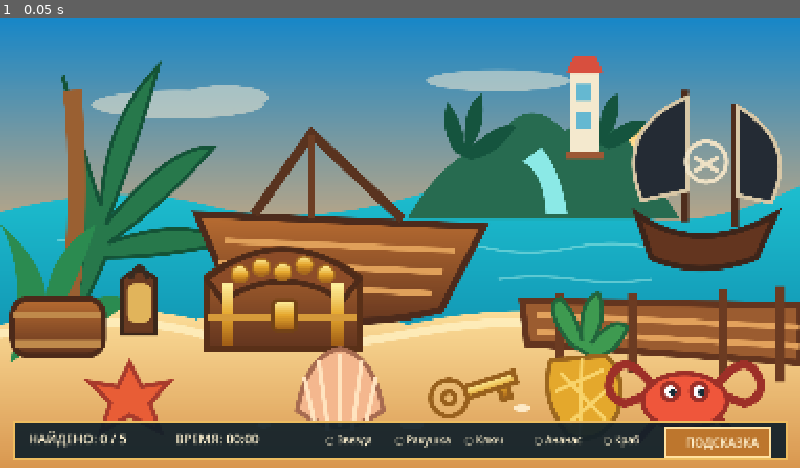
Above: before the commit, frame 1.
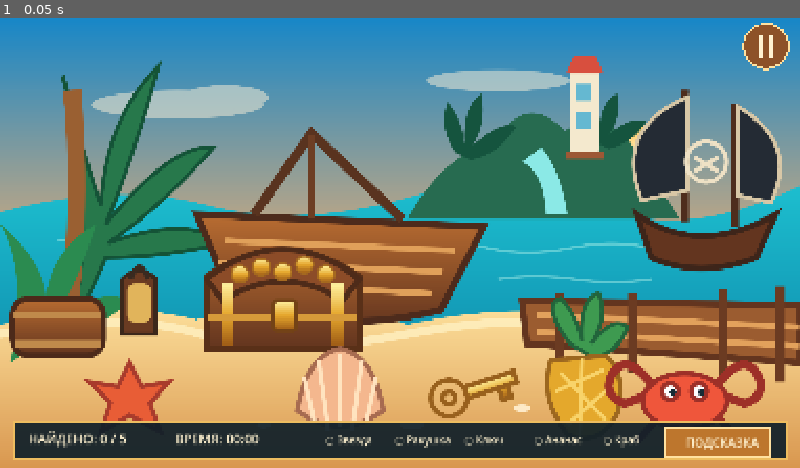
Above: after the commit, the same moment.

Repository: Andrik717/gamegro
Game: Godot game, scene res://main.tscn
The game is run twice, just before and just after one commit, with the same random seed, the same clock (stepped at 60 frames per second) and the same inputs.
Inputs:
- Up to frame 1 (0.05 s): no input

The runs differ from the first frame. In frame 1, 0.5% of the frame differs, in the area x 92-99%, y 1-12%.

Commit message:
Add visible pause control to the level HUD

Diff:
--- a/scripts/game.gd
+++ b/scripts/game.gd
@@ -46,7 +46,6 @@
     draw_set_transform(origin, 0.0, Vector2.ONE * scale_factor)
     draw_texture_rect(background, Rect2(Vector2.ZERO, DESIGN), false)
 
-    # Cover each found object with a clean patch sampled from nearby terrain.
     for item in TARGETS:
         if found.has(item.id):
             draw_texture_rect_region(background, item.rect, item.patch, Color.WHITE, false)
@@ -80,6 +79,10 @@
     draw_rect(hint_rect, Color("#bd762d"), true)
     draw_rect(hint_rect, Color("#ffe1a0"), false, 3.0)
     draw_string(font, Vector2(1432, 896), "ПОДСКАЗКА", HORIZONTAL_ALIGNMENT_LEFT, -1, 25, CREAM)
+    draw_circle(Vector2(1600, 58), 47, Color("#8d5228"), true)
+    draw_circle(Vector2(1600, 58), 47, Color("#ffe1a0"), false, 4.0)
+    draw_rect(Rect2(1584, 34, 10, 48), CREAM, true)
+    draw_rect(Rect2(1606, 34, 10, 48), CREAM, true)
 
 func _draw_win() -> void:
     draw_rect(Rect2(Vector2.ZERO, DESIGN), Color(0.01, 0.03, 0.05, 0.72), true)
